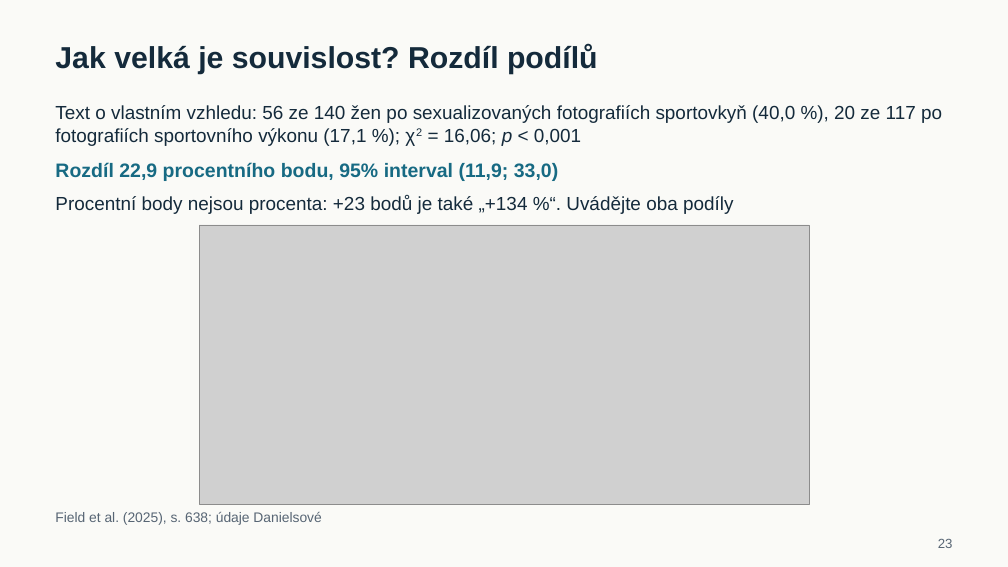
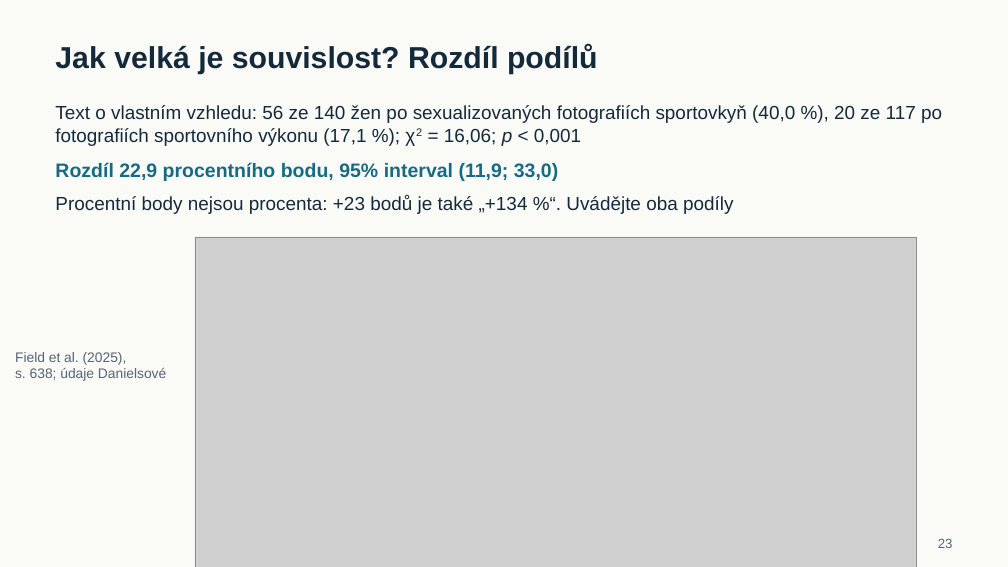
Before and after one commit to reckak/statistics-for-psychology, a slide deck: slide 23 of presentations/kapitola_09/kapitola_09_podily_a_kategorialni_data.pptx. Drawn at 1008x567 pixels with LibreOffice and Linux fonts; fonts in the diff are those of the drawing; grey boxes stand for pictures. Boxes give left, top, right and bottom in pixels: in the first picture for what was removed or moved away, otherwise in the second. Text is boxed around its words. In the diff, an @@ line names an element or a change of style, - is before the commit and + after.

```diff
--- a/presentations/kapitola_09/kapitola_09_podily_a_kategorialni_data.pptx
+++ b/presentations/kapitola_09/kapitola_09_podily_a_kategorialni_data.pptx
@@ picture: place and size @@
-picture at [199,225,808,504]
+picture at [195,237,916,567]
@@ text "Field et al. (2025), s. ..." rewrapped from [55,512,321,525] to [15,352,166,381] @@
```
Also in this commit, not shown: 10 other slides changed, 8 other files.
